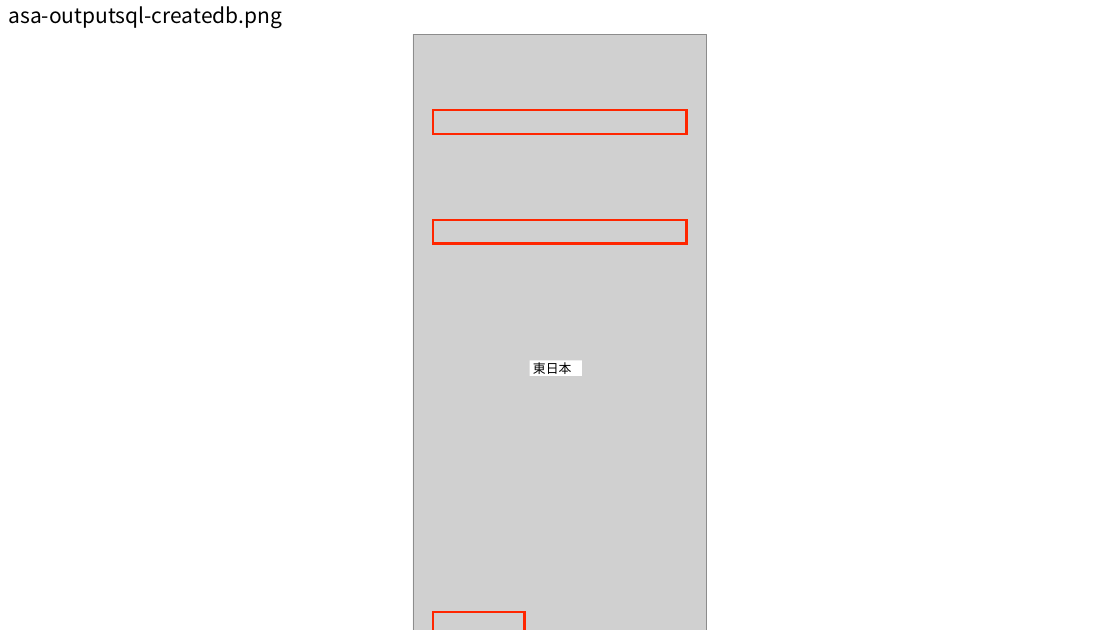
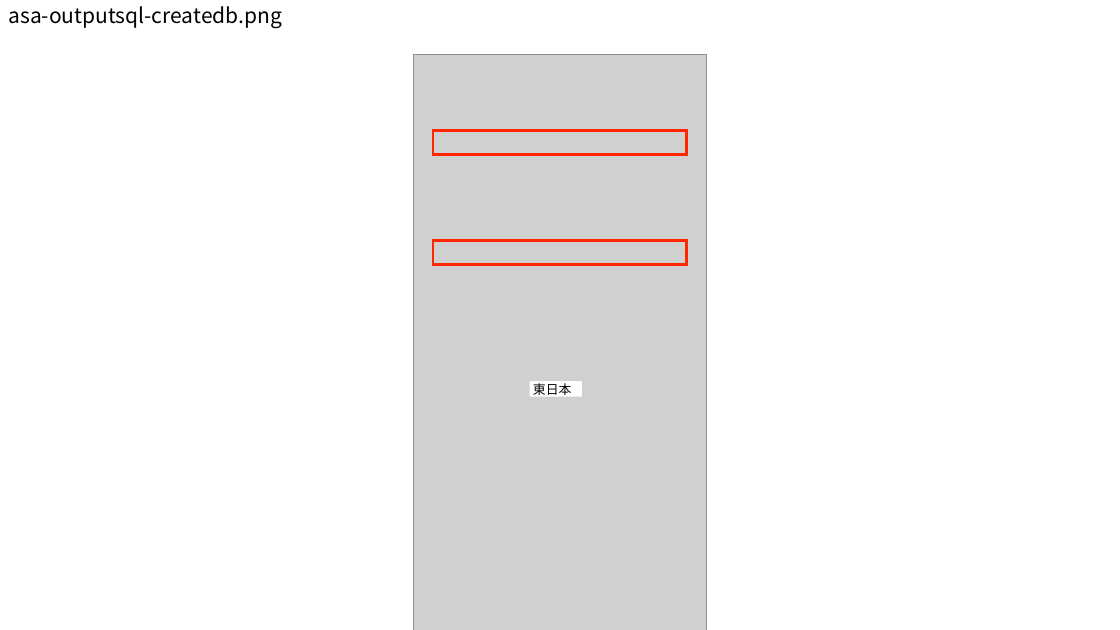
Before and after one commit to akubicharm/azure-workshop, a slide deck: slide 28 of iot-basic/images/streamanalytics.pptx. Drawn at 1120x630 pixels with LibreOffice and Linux fonts; fonts in the diff are those of the drawing; grey boxes stand for pictures. Boxes give left, top, right and bottom in pixels: in the first picture for what was removed or moved away, otherwise in the second. Text is boxed around its words. In the diff, an @@ line names an element or a change of style, - is before the commit and + after.

```diff
--- a/iot-basic/images/streamanalytics.pptx
+++ b/iot-basic/images/streamanalytics.pptx
@@ 3 rectangles, 1 picture: place and size @@
-3 rectangles, 1 picture at [413, 34, 707, 630]
+3 rectangles, 1 picture at [413, 55, 707, 630]
@@ rectangle removed at [433, 613, 524, 630] @@
```
Also in this commit, not shown: 1 other slide changed, 28 other files.
